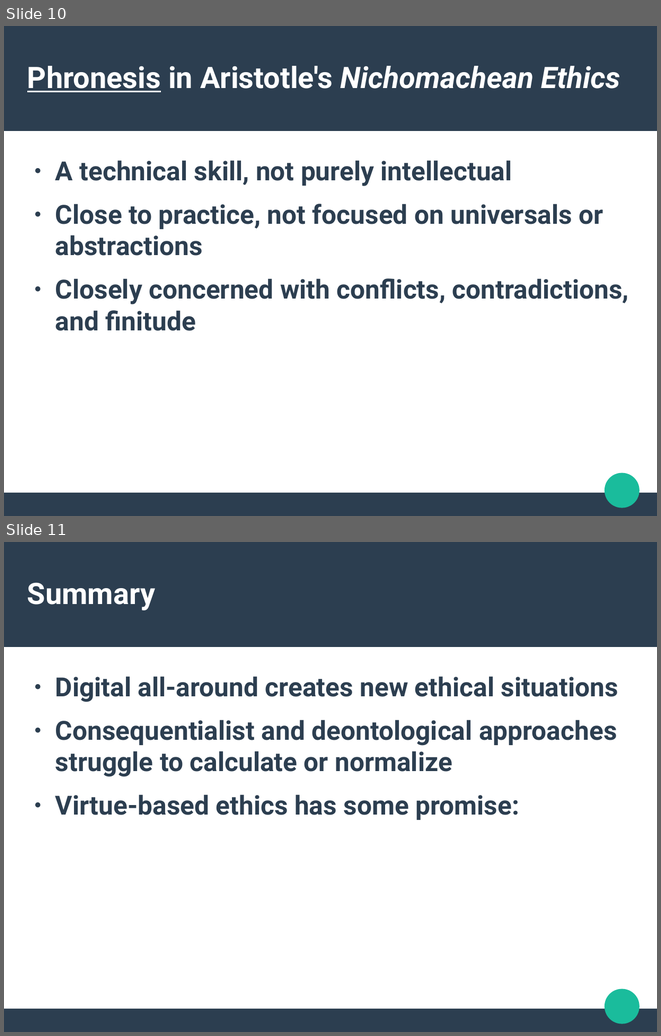
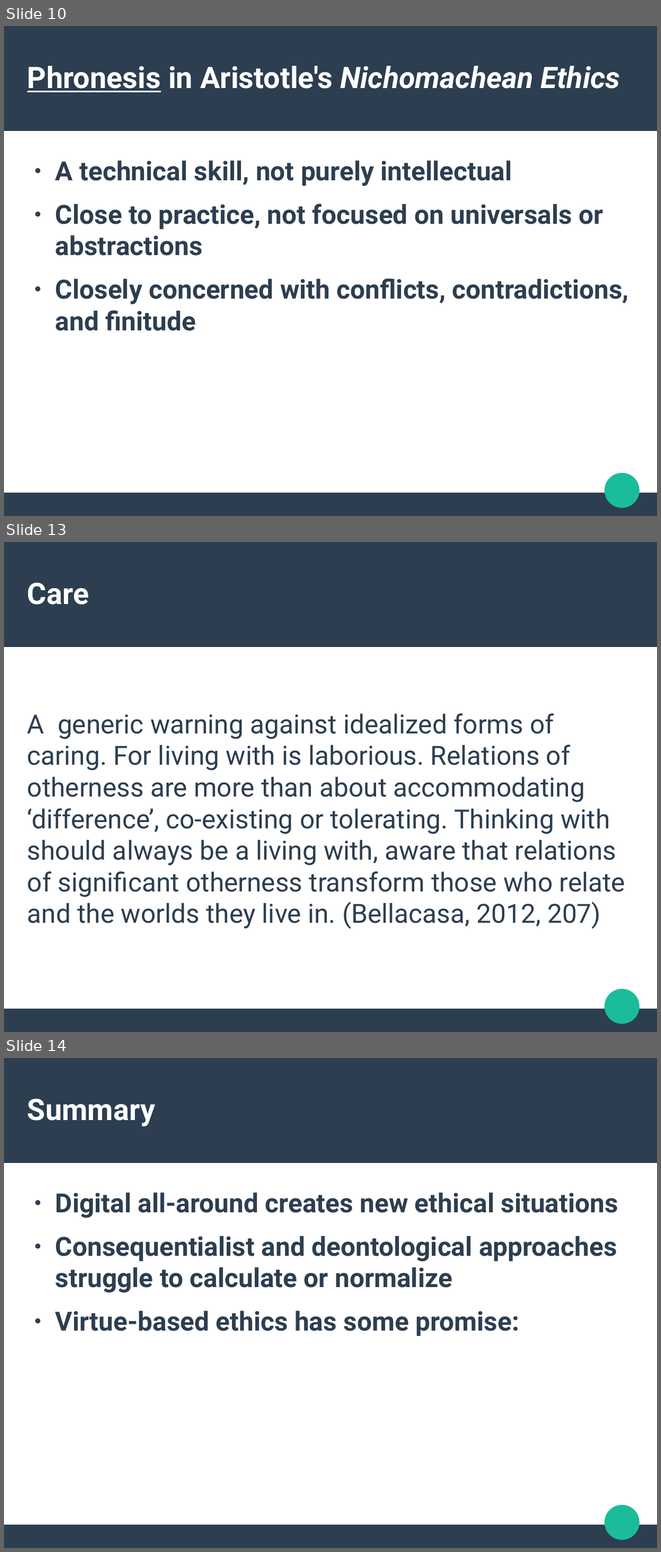
Before and after one commit to rian39/digital_ethics, a slide deck: digital_ethics_slides.odp. Shown one above the other, each under a label of ours: slides 10 and 11 before the commit, slides 10, 13 and 14 after it; the slides between them are not shown. The pictures are 661x1036 and 661x1552 pixels, drawn with LibreOffice and Linux fonts; fonts in the diff are those of the drawing. Boxes give left, top, right and bottom in pixels: in the first picture for what was removed or moved away, otherwise in the second. Text is boxed around its words. In the diff, an @@ line names an element or a change of style, - is before the commit and + after.

```diff
--- a/digital_ethics_slides.odp
+++ b/digital_ethics_slides.odp
@@ slide 13 added at (4, 542, 657, 1032), background #FFFFFF; not listed: 3 template elements that a slide beside it also shows @@
@@ title added at (27, 582, 89, 605), 36 pt, text #FFFFFF, bold @@
+Care
@@ subtitle added at (27, 713, 625, 928), 32 pt, text #2C3E50 @@
+A generic warning against idealized forms of caring. For living with is laborious. Relations of otherness are more than about accommodating ‘difference’, co-existing or tolerating. Thinking with should always be a living with, aware that relations of significant otherness transform those who relate and the worlds they live in. (Bellacasa, 2012, 207)
@@ what was slide 11 is now slide 14 @@
```
Also in this commit, not shown: 2 slides changed, 2 other slides added, 2 other files.
